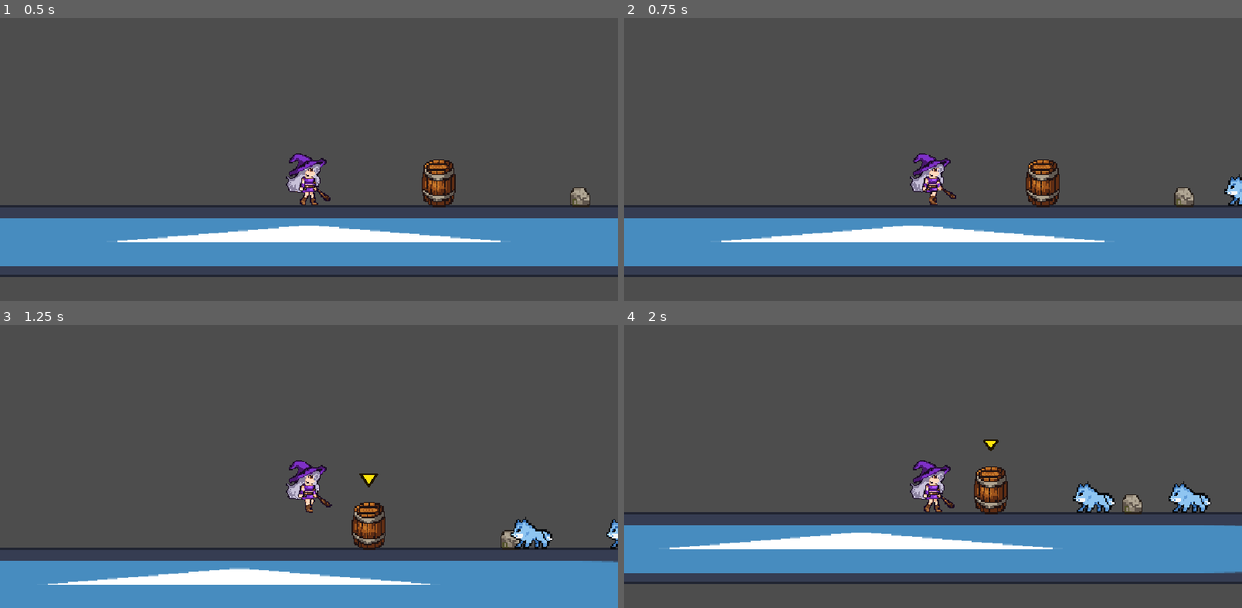
Above: before the commit, frames 1-4 (two rows, left to right).
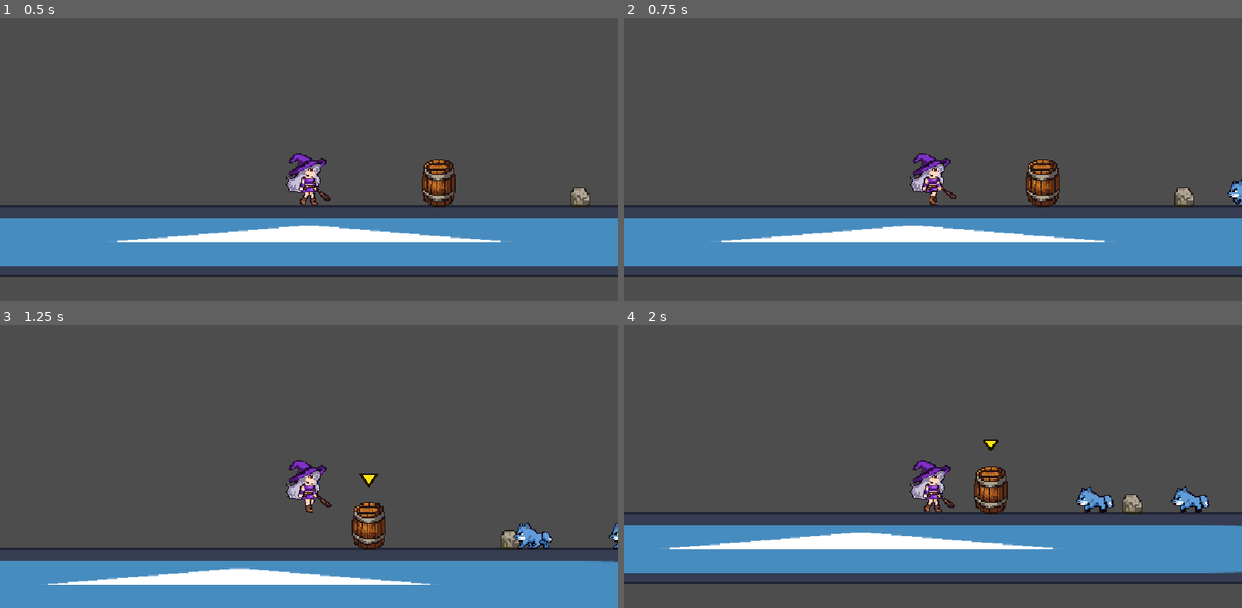
Above: after the commit, the same moments.

Repository: komura-athushi/The-Witch-s-Strange-Adventure
Game: Godot game, scene res://assets/levels/stages/Stage.tscn
Same seed, same stepped clock (60 frames per second), same inputs: the game is played once before the commit and once after it. The engine's default icon, where the game draws it, is replaced by a stand-in: a white triangle on a blue panel in a dark square.
Inputs (mouse positions are in pixels of both pictures, inside the frame that each line leads up to):
- Up to frame 1 (0.5 s): no input
- Up to frame 2 (0.75 s): tap Enter at 0.5 s; move the mouse to (1068, 102) at 0.52 s; hold D (move_right) from 0.53 s (still down); click (1068, 102) at 0.67 s
- Up to frame 3 (1.25 s): keep holding D (move_right); tap Space (jump) at 0.77 s
- Up to frame 4 (2 s): release D (move_right) at 1.25 s; drag from (809, 446) to (933, 489) at 1.27 s

Frame 1 is identical in both runs. In frame 2, 0.2% of the frame differs, in the area x 97-100%, y 55-67%; in frame 3, 0.5%; in frame 4, 0.9%, in the area x 72-95%, y 55-67%.

Commit message:
アニメーション追加

Diff:
--- a/assets/characters/enemies/Wolf.gd
+++ b/assets/characters/enemies/Wolf.gd
@@ -12,6 +12,8 @@
 @export var move_time: float = 2.0
 @export var wait_time: float = 1.0
 
+@onready var sprite2D: AnimatedSprite2D = $Visual/AnimatedSprite2D
+
 var _move_state: MoveState = MoveState.MOVE_LEFT
 var _state_time_left: float = 0.0
 
@@ -22,9 +24,11 @@
 func _physics_process(delta: float) -> void:
 	if not can_move():
 		velocity = Vector2.ZERO
+		_update_animation()
 		return
 
 	_update_move_state(delta)
+	_update_animation()
 	velocity.y += _get_gravity_value() * delta
 	move_and_slide()
 
@@ -59,6 +63,13 @@
 			$Visual.scale.x = -absf($Visual.scale.x)
 		_:
 			_state_time_left = wait_time
+			velocity.x = 0.0
+
+func _update_animation() -> void:
+	var next_animation := "walk" if absf(velocity.x) > 0.0 else "idle"
+	if sprite2D.animation != next_animation:
+		sprite2D.animation = next_animation
+	sprite2D.play()
 
 func _get_gravity_value() -> float:
 	return float(ProjectSettings.get_setting("physics/2d/default_gravity"))
--- a/assets/characters/enemies/Wolf.tscn
+++ b/assets/characters/enemies/Wolf.tscn
@@ -1,11 +1,67 @@
 [gd_scene format=3 uid="uid://bdjku5w3w2ltw"]
 
 [ext_resource type="Script" uid="uid://npyumfaa5r3v" path="res://assets/characters/enemies/Wolf.gd" id="1_wolf"]
-[ext_resource type="Texture2D" uid="uid://boe0xmk1f7few" path="res://assets/characters/enemies/sprites/wolf_test.png" id="2_wolf"]
+[ext_resource type="Texture2D" uid="uid://lql8djd28ul5" path="res://assets/characters/enemies/sprites/animations/wolf/idle/idle1.png" id="2_ux4kk"]
+[ext_resource type="Texture2D" uid="uid://d3pf4pglnwpq0" path="res://assets/characters/enemies/sprites/animations/wolf/idle/idle2.png" id="3_anw62"]
+[ext_resource type="Texture2D" uid="uid://cpq6m170v0pnh" path="res://assets/characters/enemies/sprites/animations/wolf/idle/idle3.png" id="4_qjwxt"]
+[ext_resource type="Texture2D" uid="uid://d1n0xm8ggw80k" path="res://assets/characters/enemies/sprites/animations/wolf/idle/idle4.png" id="5_g84qo"]
+[ext_resource type="Texture2D" uid="uid://biwhyb1dutyaq" path="res://assets/characters/enemies/sprites/animations/wolf/walk/walk1.png" id="6_127sc"]
+[ext_resource type="Texture2D" uid="uid://cxjjim8kqinm3" path="res://assets/characters/enemies/sprites/animations/wolf/walk/walk2.png" id="7_jjndh"]
+[ext_resource type="Texture2D" uid="uid://dcq4jn0qlryky" path="res://assets/characters/enemies/sprites/animations/wolf/walk/walk3.png" id="8_0k6ly"]
+[ext_resource type="Texture2D" uid="uid://x7jxp1ugi5kd" path="res://assets/characters/enemies/sprites/animations/wolf/walk/walk4.png" id="9_acdwv"]
+[ext_resource type="Texture2D" uid="uid://ckuwns521ja11" path="res://assets/characters/enemies/sprites/animations/wolf/walk/walk5.png" id="10_v5vy0"]
+[ext_resource type="Texture2D" uid="uid://cyul2uggdvanq" path="res://assets/characters/enemies/sprites/animations/wolf/walk/walk7.png" id="11_i61lu"]
+[ext_resource type="Texture2D" uid="uid://4ay3r13hr37m" path="res://assets/characters/enemies/sprites/animations/wolf/walk/walk6.png" id="12_uf5we"]
+
+[sub_resource type="SpriteFrames" id="SpriteFrames_t4v1l"]
+animations = [{
+"frames": [{
+"duration": 1.0,
+"texture": ExtResource("2_ux4kk")
+}, {
+"duration": 1.0,
+"texture": ExtResource("3_anw62")
+}, {
+"duration": 1.0,
+"texture": ExtResource("4_qjwxt")
+}, {
+"duration": 1.0,
+"texture": ExtResource("5_g84qo")
+}],
+"loop": true,
+"name": &"idle",
+"speed": 5.0
+}, {
+"frames": [{
+"duration": 1.0,
+"texture": ExtResource("6_127sc")
+}, {
+"duration": 1.0,
+"texture": ExtResource("7_jjndh")
+}, {
+"duration": 1.0,
+"texture": ExtResource("8_0k6ly")
+}, {
+"duration": 1.0,
+"texture": ExtResource("9_acdwv")
+}, {
+"duration": 1.0,
+"texture": ExtResource("10_v5vy0")
+}, {
+"duration": 1.0,
+"texture": ExtResource("11_i61lu")
+}, {
+"duration": 1.0,
+"texture": ExtResource("12_uf5we")
+}],
+"loop": true,
+"name": &"walk",
+"speed": 6.0
+}]
 
 [sub_resource type="CapsuleShape2D" id="CapsuleShape2D_wolf_body"]
 radius = 13.0
-height = 34.0
+height = 30.952393
 
 [sub_resource type="CapsuleShape2D" id="CapsuleShape2D_player_contact"]
 radius = 16.0
@@ -17,13 +73,16 @@
 
 [node name="Visual" type="Node2D" parent="." unique_id=619563700]
 
-[node name="Sprite2D" type="Sprite2D" parent="Visual" unique_id=569625441]
-position = Vector2(0, -10)
-scale = Vector2(1.5, 1.5)
-texture = ExtResource("2_wolf")
+[node name="AnimatedSprite2D" type="AnimatedSprite2D" parent="Visual" unique_id=553469248]
+position = Vector2(0, -2)
+scale = Vector2(0.8958333, 0.8939394)
+sprite_frames = SubResource("SpriteFrames_t4v1l")
+animation = &"walk"
+frame = 1
+frame_progress = 0.23628403
+speed_scale = 1.2
 
 [node name="CollisionShape2D" type="CollisionShape2D" parent="." unique_id=1466586243]
-position = Vector2(0, -8)
 scale = Vector2(1.52, 0.8399997)
 shape = SubResource("CapsuleShape2D_wolf_body")
 
@@ -32,6 +91,6 @@
 collision_mask = 2
 
 [node name="CollisionShape2D" type="CollisionShape2D" parent="PlayerContactArea" unique_id=1733237899]
-position = Vector2(0, -7)
+position = Vector2(0, 7.1054274e-15)
 scale = Vector2(1.0800003, 0.7199991)
 shape = SubResource("CapsuleShape2D_player_contact")
--- a/assets/characters/monos/PickupItem.gd
+++ b/assets/characters/monos/PickupItem.gd
@@ -272,12 +272,12 @@
 	_update_interaction_outline(true, pulse)
 	_update_interaction_marker(true, pulse)
 
-func _update_interaction_outline(visible: bool, pulse: float) -> void:
+func _update_interaction_outline(should_show: bool, pulse: float) -> void:
 	if interaction_outline == null:
 		return
 
-	interaction_outline.visible = visible
-	if not visible:
+	interaction_outline.visible = should_show
+	if not should_show:
 		return
 
 	var rect := _get_local_visual_rect()
@@ -292,12 +292,12 @@
 		Vector2(outline_rect.position.x, outline_rect.end.y),
 	])
 
-func _update_interaction_marker(visible: bool, pulse: float) -> void:
+func _update_interaction_marker(should_show: bool, pulse: float) -> void:
 	if interaction_marker == null:
 		return
 
-	interaction_marker.visible = visible
-	if not visible:
+	interaction_marker.visible = should_show
+	if not should_show:
 		return
 
 	var safe_global_scale := Vector2(
Binary file added: assets/characters/enemies/sprites/animations/wolf/idle/idle1.png
Not shown, added: assets/characters/enemies/sprites/animations/wolf/idle/idle1.png.import
Binary file added: assets/characters/enemies/sprites/animations/wolf/idle/idle2.png
Not shown, added: assets/characters/enemies/sprites/animations/wolf/idle/idle2.png.import
Binary file added: assets/characters/enemies/sprites/animations/wolf/idle/idle3.png
Not shown, added: assets/characters/enemies/sprites/animations/wolf/idle/idle3.png.import
Binary file added: assets/characters/enemies/sprites/animations/wolf/idle/idle4.png
Not shown, added: assets/characters/enemies/sprites/animations/wolf/idle/idle4.png.import
Binary file added: assets/characters/enemies/sprites/animations/wolf/walk/walk1.png
Not shown, added: assets/characters/enemies/sprites/animations/wolf/walk/walk1.png.import
Binary file added: assets/characters/enemies/sprites/animations/wolf/walk/walk2.png
Not shown, added: assets/characters/enemies/sprites/animations/wolf/walk/walk2.png.import
(and 10 more such lines)
